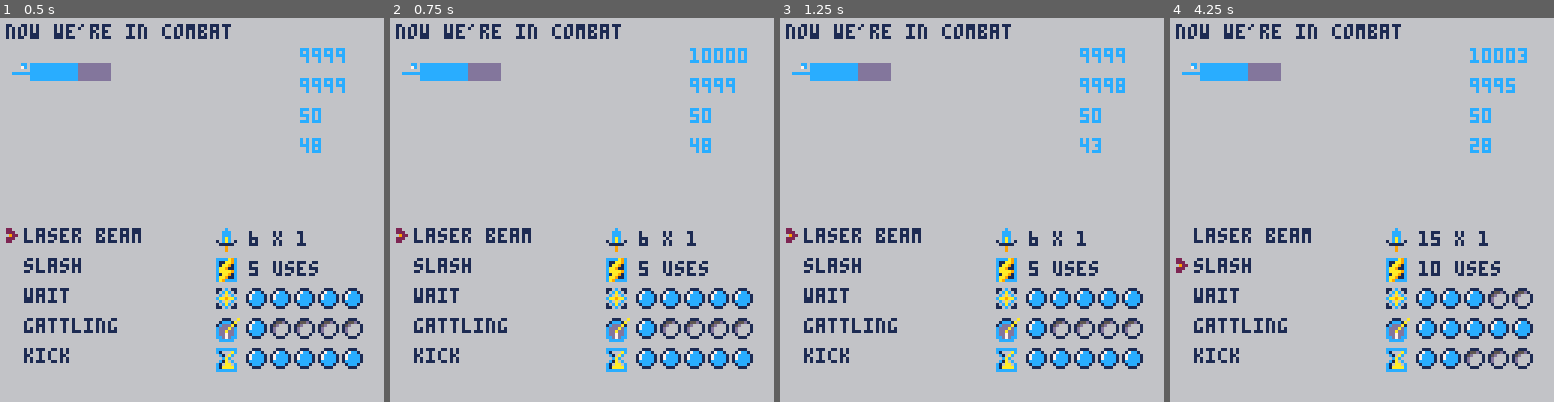
Above: before the commit, frames 1-4 (left to right).
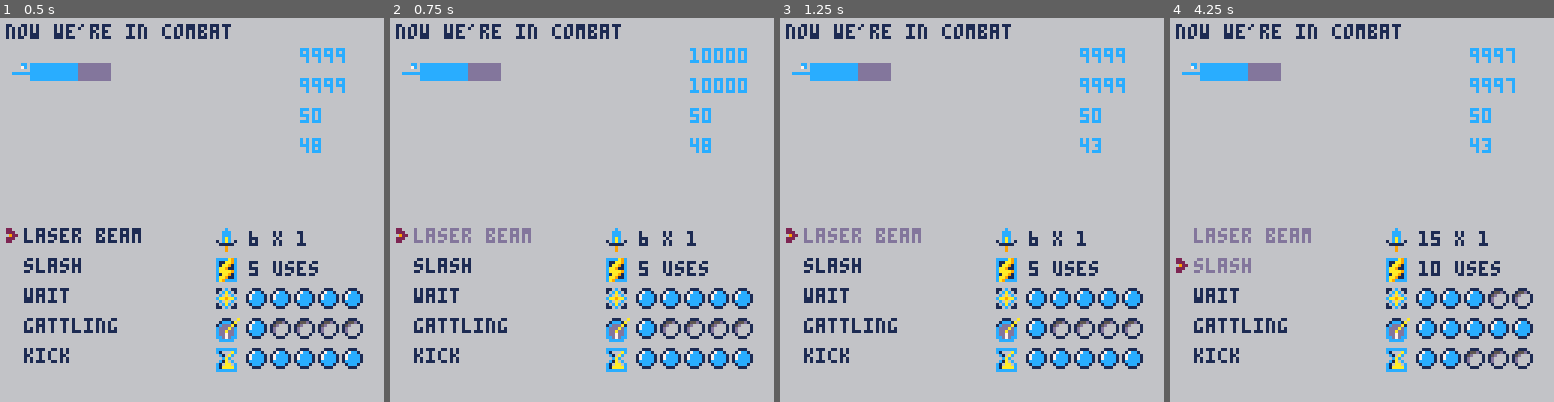
Above: after the commit, the same moments.

Repository: acmcpheron02/scra-p
Game: PICO-8 cartridge scra-p.p8
Two runs of this game, one before a commit and one after it. Both use one fixed random seed, a clock stepped at 60 frames per second and the inputs below.
Inputs:
- Up to frame 1 (0.5 s): tap X (X key) at 0.33 s
- Up to frame 2 (0.75 s): tap O (Z key) at 0.7 s
- Up to frame 3 (1.25 s): tap X (X key) at 1.07 s
- Up to frame 4 (4.25 s): tap O (Z key) every 0.4 s from 1.7 to 4.1 s; tap X (X key) at 1.85, 2.97, 4.08 s; hold Up 2.15-2.42 s; hold Down 3.63-3.97 s

Frame 1 is identical in both runs. In frame 2, 0.8% of the frame differs, in the area x 6-93%, y 15-59%; in frame 3, 0.6%; in frame 4, 1.2%, in the area x 6-93%, y 7-67%.

Commit message:
queues and cooldowns are working

Diff:
--- a/scra-p.p8
+++ b/scra-p.p8
@@ -33,7 +33,7 @@
     target.current_hp -= d
 end
 
-function attack(self)
+function attack(self, target)
 
     local pass = 4
     pass += self.acc
@@ -63,7 +63,8 @@
     hits = 1,
     acc = 5,
     name = 'laser beam',
-    target = 'opp',
+    target = opponent,
+    ready = true,
     action = attack
 }
 --player.parts.head.action = attack
@@ -78,7 +79,8 @@
     hits = 6,
     acc = 2,
     name = 'gattling',
-    target = 'opp',
+    target = opponent,
+    ready = true,
     action = attack
 }
 player.parts.larm = {
@@ -91,7 +93,8 @@
     hits = 1,
     acc = 3,
     name = 'slash',
-    target = 'opp',
+    target = opponent,
+    ready = true,
     action = attack
 }
 player.parts.legs = {
@@ -104,7 +107,8 @@
     hits = 2,
     acc = 4,
     name = 'kick',
-    target = 'opp',
+    target = opponent,
+    ready = true,
     action = attack
 }
 player.parts.frame = {
@@ -112,12 +116,13 @@
     def = 2,
     dura = 50,
     spd = 1,
-    cool = 1,
+    cool = 0,
     dmg = 0,
     hits = 0,
     acc = 5,
     name = 'wait',
-    target = 'opp',
+    target = opponent,
+    ready = true,
     action = attack
 }
 
@@ -147,7 +152,8 @@
     hits = 1,
     acc = 5,
     name = 'laser beam',
-    target = 'player',
+    target = player,
+    ready = true,
     action = attack
 }
 opponent.parts.rarm = {
@@ -160,7 +166,8 @@
     hits = 4,
     acc = 2,
     name = 'gattling',
-    target = 'player',
+    target = player,
+    ready = true,
     action = attack
 }
 opponent.parts.larm = {
@@ -173,7 +180,8 @@
     hits = 1,
     acc = 3,
     name = 'slash',
-    target = 'player',
+    target = player,
+    ready = true,
     action = attack
 }
 opponent.parts.legs = {
@@ -186,7 +194,8 @@
     hits = 1,
     acc = 4,
     name = 'kick',
-    target = 'player',
+    target = player,
+    ready = true,
     action = attack
 }
 opponent.parts.frame = {
@@ -194,12 +203,13 @@
     def = 2,
     dura = 10,
     spd = 2,
-    cool = 5,
+    cool = 0,
     dmg = 0,
     hits = 0,
     acc = 5,
     name = 'wait',
-    target = 'player',
+    target = player,
+    ready = true,
     action = attack
 }
 
@@ -225,7 +235,9 @@
     --iterate through each
     for i=1,5 do
         local part = self.parti[i]
-        print(self.pl[part].name, self.x_pos, self.y_pos+i*10, 1)
+        local color = 1
+        if not self.pl[part].ready then color = 13 end
+        print(self.pl[part].name, self.x_pos, self.y_pos+i*10, color)
     end
 
     --cursor
@@ -304,7 +316,11 @@
 
     if btnp(2) then combat_manager:movecursor('up') end
     if btnp(3) then combat_manager:movecursor('down') end
-    if btnp(4) then combat_manager:add_command('opp', combat_manager:selected_part()) end
+    if btnp(4) then
+        if not combat_manager:selected_part().ready then return end
+        combat_manager:add_command(opponent, combat_manager:selected_part())
+        combat_manager:add_cooldown(player, combat_manager:selected_part())
+    end
     if btnp(5) then combat_manager:advance() end
 end
 
@@ -326,20 +342,39 @@
 end
 
 function combat_manager:add_command(target,part)
-    if target == 'player' then add(combat_manager.player_queue, part, part.spd) end
-    if target == 'opp' then add(combat_manager.opp_queue, part, part.spd) end
+    if target == player then
+        add(combat_manager.player_queue, part, part.spd)
+        part.ready = false
+    end
+    if target == opponent then
+        add(combat_manager.opp_queue, part, part.spd)
+        part.ready = false
+    end
+end
+
+function combat_manager:add_cooldown(target, part)
+    refresh = {
+        action = function() part.ready = true end
+    }
+
+    if target == player then
+        add(combat_manager.player_queue, refresh, part.spd + part.cool)
+    end
+    if target == opponent then
+        add(combat_manager.opp_queue, refresh, part.spd + part.cool)
+    end
 end
 
 function combat_manager:advance()
     play_act = self.player_queue[1]
     if play_act != 'empty' then
-        play_act.action()
+        play_act.action(player)
     end
     deli(self.player_queue, 1)
 
     opp_act = self.opp_queue[1]
     if opp_act != 'empty' then
-        opp_act:action()
+        opp_act:action(opponent)
     end
     deli(self.opp_queue, 1)
 end
